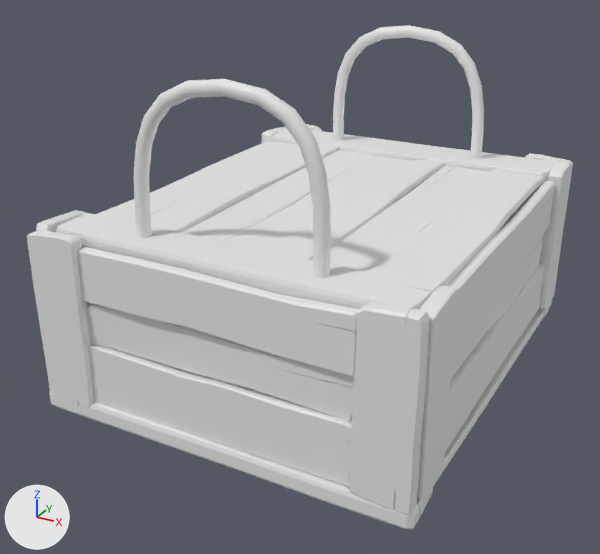
The FBX model Assets/Assets/Destructibles/Woodbox2/Clean/WoodBox_2_Low.fbx, before and after one commit.
Both versions are drawn from a 50 mm camera at (0.417, -0.882, 0.503) aimed at (-0.048, -0.036, 0.08). The lights are fixed; the arrows at lower left show +X, +Y and +Z. Where no turn or scale is listed for an object, it has been applied to the vertices. Vertices at the same position are counted once.

The first picture shows 'Object010', 'Object012', 'rope_right003', 'rope_right004'.
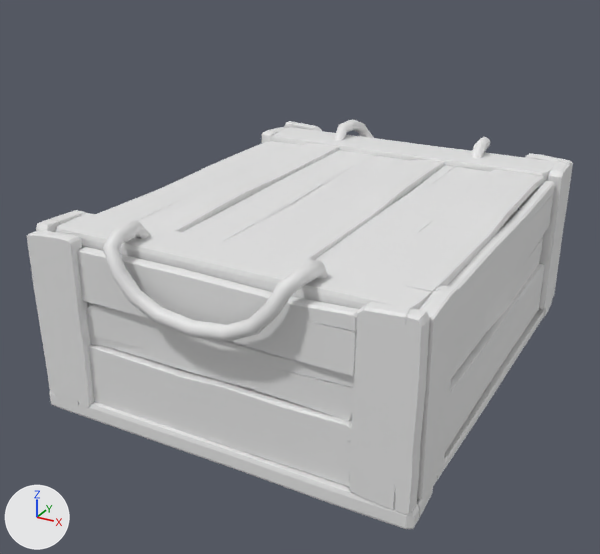
Where the newer file only moved an object's origin or applied its transform, the numbers keep the older frame.

Changed parts and their boxes (x1, y1, x2, y2) in the pictures (600 x 554 px):
'rope_right003', moved, rescaled (14% wider, 38% shorter): before (134, 79, 331, 278); after (103, 220, 328, 342)
'rope_right004', rescaled: before (333, 25, 484, 159); after (334, 119, 490, 158)

The edits, one by one:
me_mesh_002 has 180 vertices, 168 faces and spans x -8.3..14.9, y -0.8..1.5, z -7.2..10.8.
me_mesh_002 is used by ob_rope_right003; location (-0.059, -0.232, 0.251); scale (0.01, 0.01, 0.01).
me_mesh_002 part 2: the whole mesh is scaled about the mesh origin by (0.01, -0.0158, -0.00338).
me_mesh_003 has 180 vertices, 168 faces and spans x -8.3..14.9, y -1.5..0.8, z -7.2..10.8.
me_mesh_003 is used by ob_rope_right004; location (-0.059, 0.242, 0.251); scale (0.01, 0.01, 0.01).
me_mesh_003 part 1: the whole mesh is scaled about the mesh origin by (0.01, -0.016, -0.00314).
Object 'rope_right003' (ob_rope_right003) is rescaled from (0.01, 0.01, 0.01) to (1.0, 1.0, 1.0).
Object 'rope_right003' (ob_rope_right003) moves from (-0.059, -0.232, 0.251) to (-0.059, -0.232, 0.194).
Object 'rope_right004' (ob_rope_right004) is rescaled from (0.01, 0.01, 0.01) to (1.0, 1.0, 1.0).
